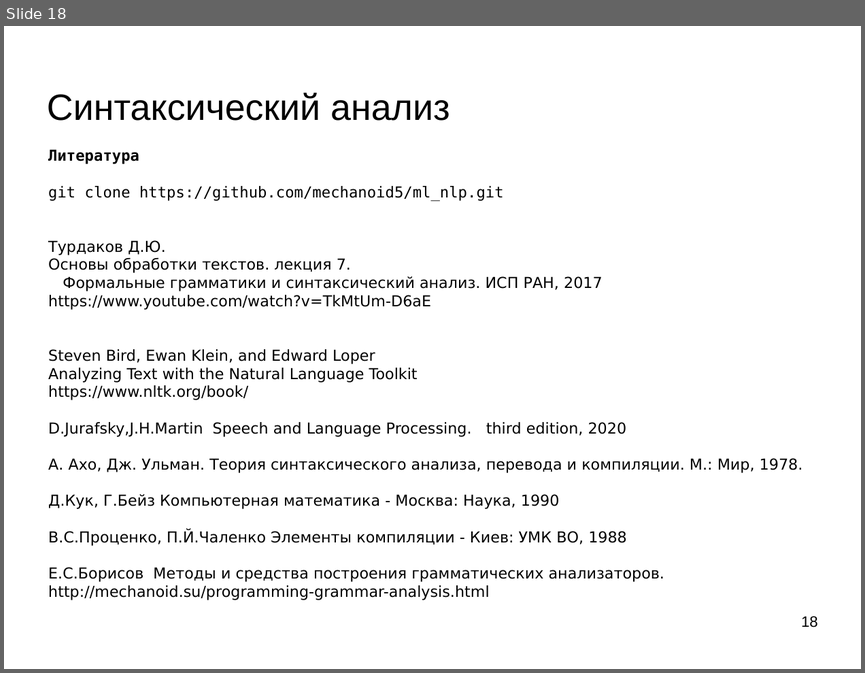
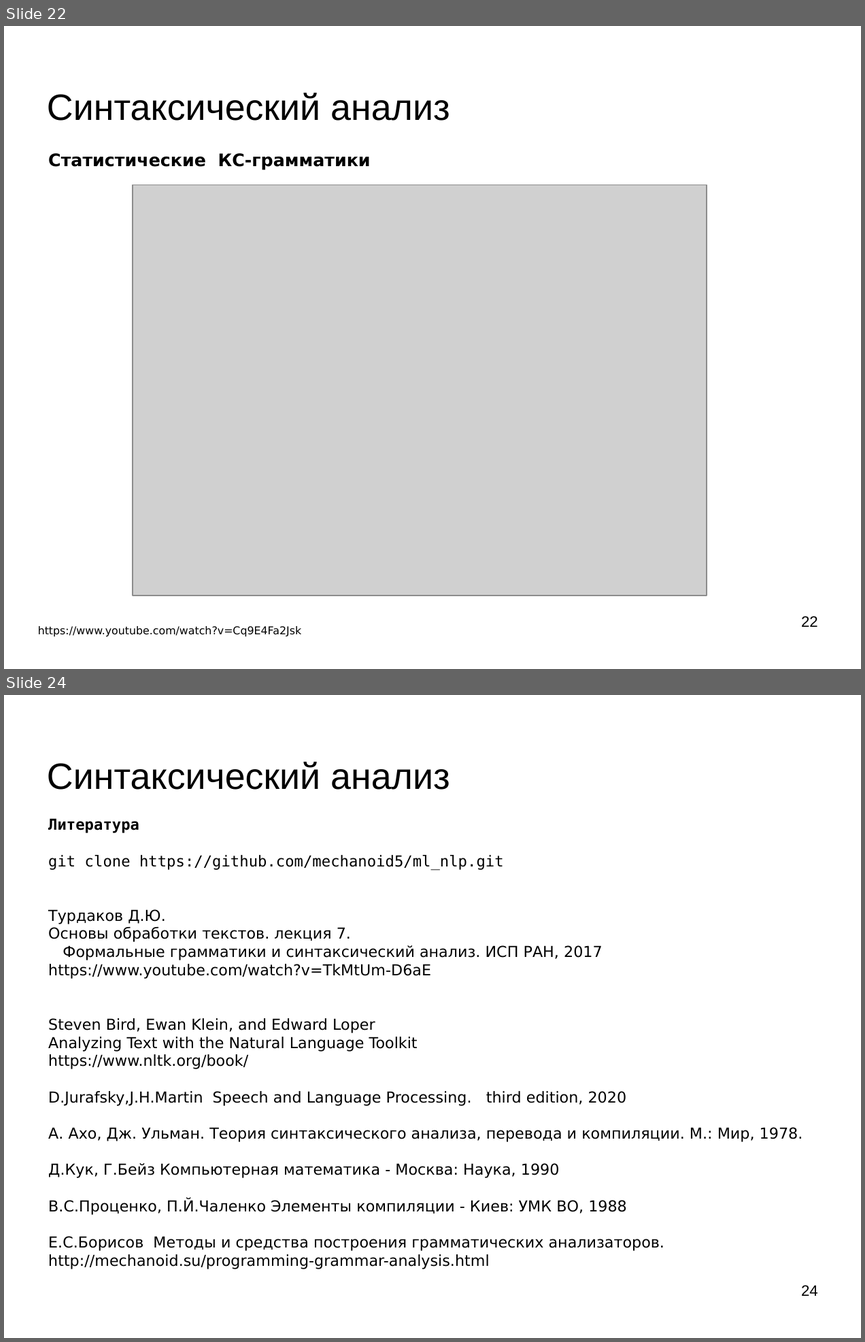
Before and after one commit to mechanoid5/ml_nlp_2022, a slide deck: 08-synt-grammar-cons.odp. Shown one above the other, each under a label of ours: slide 18 before the commit, slides 22 and 24 after it; the slides between them are not shown. The pictures are 865x673 and 865x1342 pixels, drawn with LibreOffice and Linux fonts; fonts in the diff are those of the drawing; grey boxes stand for pictures; background and template pictures are left out. Boxes give left, top, right and bottom in pixels: in the first picture for what was removed or moved away, otherwise in the second. Text is boxed around its words. In the diff, an @@ line names an element or a change of style, - is before the commit and + after.

```diff
--- a/08-synt-grammar-cons.odp
+++ b/08-synt-grammar-cons.odp
@@ slide 22 added at box(4, 26, 861, 669), background picture (left out) @@
@@ title added at box(47, 93, 450, 121), 33.9 pt, text #000000 @@
+Синтаксический анализ
@@ text added at box(48, 153, 371, 170), 16 pt, text #000000, bold @@
+Статистические КС-грамматики
@@ picture added at box(133, 184, 707, 595) @@
@@ page number added at box(801, 616, 818, 626), 14 pt, text #000000 @@
+22
@@ text added at box(38, 626, 301, 637), 10 pt, text #000000 @@
+https://www.youtube.com/watch?v=Cq9E4Fa2Jsk
@@ what was slide 18 is now slide 24 @@
@@ page number at box(801, 1285, 818, 1295): text changed @@
-18
+24
```
Also in this commit, not shown: 5 other slides added, 9 other files.
